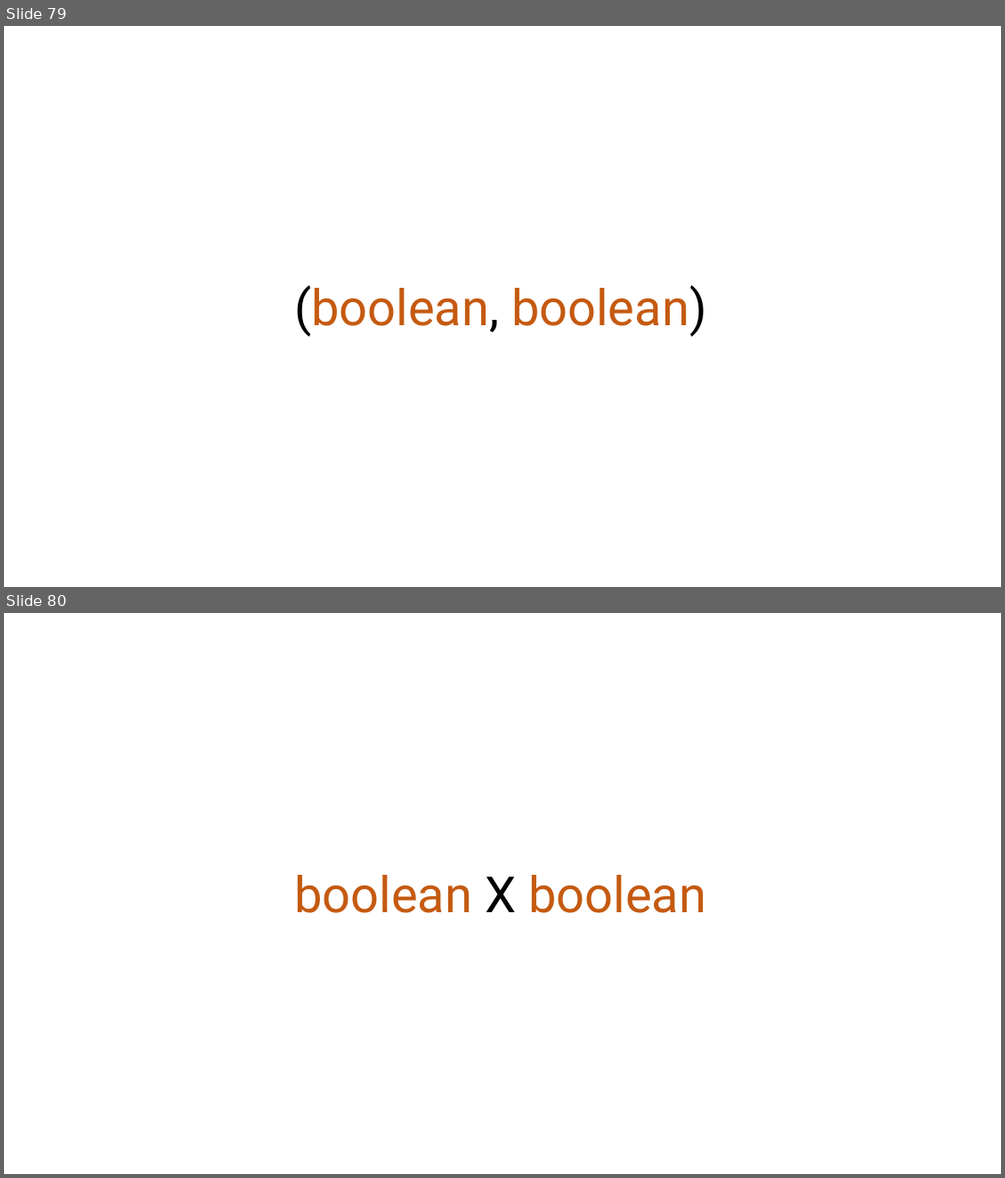
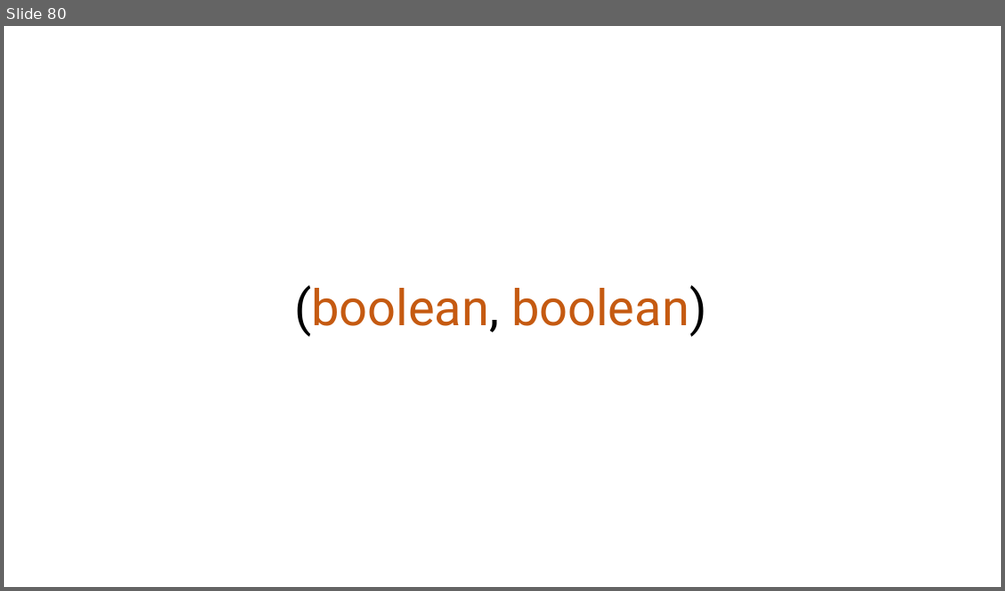
Before and after one commit to rkhaimov/brain-gym, a slide deck: Презентация.pptx. Shown one above the other, each under a label of ours: slides 79 and 80 before the commit, slide 80 after it. The pictures are 1005x1178 and 1005x591 pixels, drawn with LibreOffice and Linux fonts; fonts in the diff are those of the drawing. Boxes give left, top, right and bottom in pixels: in the first picture for what was removed or moved away, otherwise in the second. Text is boxed around its words. In the diff, an @@ line names an element or a change of style, - is before the commit and + after.

```diff
--- a/Презентация.pptx
+++ b/Презентация.pptx
@@ slide 80 removed at [4, 613, 1001, 1174], background #FFFFFF @@
@@ text removed at [294, 875, 706, 913] @@
-boolean X boolean
@@ what was slide 79 is now slide 80 @@
```
Also in this commit, not shown: 1 slide changed, 19 slides added, 7 other slides removed, 4 other files.
